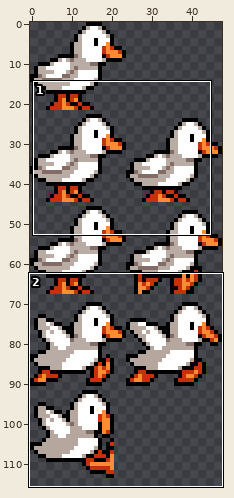
Sprite sheet, stored at entities/player/sprites/duck_spritesheet.png. The first picture is a wide view before the edit; the outline marks the close-up.
Close-up. Before the edit:
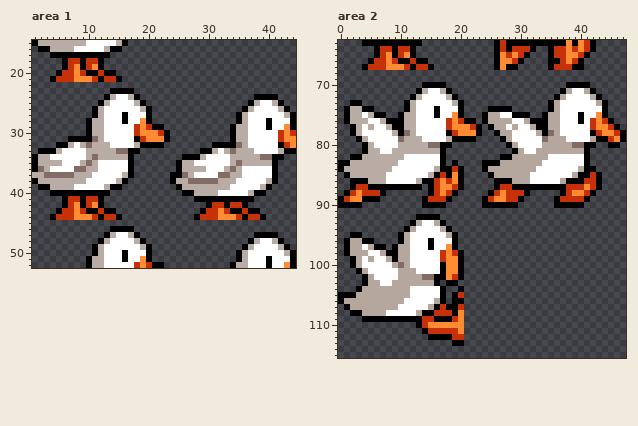
The file is 48x116 pixels. Shown: area 1: x 1..44, y 15..52; area 2: x 0..47, y 63..115. The old version is drawn lined up with the new one.
After:
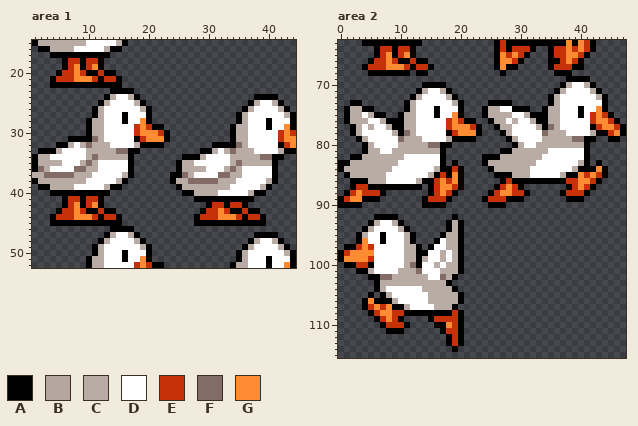
Palette (. is transparent): A #000000  B #b5a69e  C #b9aca5  D #ffffff  E #c73107  F #826c65  G #ff8c33
Change:
whole drawing moved by +0,-1 (the old picture is shown already moved)
Changed rows in their new state; - is an unchanged pixel.
Area 1:
first column x 4:
22 AAAAAAAAAAAA
first column x 4:
45 AAAAAAAAAAAA------------AAAAAAAAAAAA
Area 2:
first column x 0:
 68 -----AAAAAAA-AA------------A--------AAA---------
 69 --------------------------------------AAAA------
 70 -------------------------------------ACDDCA-----
 71 ------------------------------------ACD--DCA----
 72 -----------------------------------ACD----DCA---
 73 -------------------------AAAA-------C------D----
 74 ------------------------ACCDDAAA--ACC---A--G----
 75 -------------------------CCCCDDCAA-CC-----E-EA--
 76 ------------------------.ACCDC-DC--CC---D---GEA-
 77 -------------------------.ACCD--DC-FC-----AE-GEA
 78 --------------------------.AC----DFCCC----CAAEG-
 79 ---------------------------.AC----CCCCCFFAA..AA.
 80 ----------------------------.AC--CCCCCCCC-.--..-
 81 ---------------------------AACCCCCCDDDDDD-------
 82 ------------------------AAACCCCCCCD-------------
 83 -------------------------CCCCCCCCD------C--A----
 84 ------------------------.ACCCCCCD------CA--GA---
 85 -------------------------.AAACCC-----CAAGEGEA---
 86 --------------------------.-EAAAAAAAAAEEGG------
 87 ----------------------------GE-.......A-GEA.----
 88 ----------------------------G----------EEA.-----
 89 --------------------------EEAA------..AAA.------
 90 ------------------------.---..------.....-------
 92 ------AAAA---....--A----------------------------
 93 -----ACDDCA-......ACA---------------------------
 94 ----ACDDDDC-......-CA---------------------------
 95 --.-CDDADDDCA....ACCA---------------------------
 96 -..AGDDADDDCA...A-CCA---------------------------
 97 --AEGEDDDDDCCA.---CCA---------------------------
 98 AEGGGG-DDDDCCAA--CDC----------------------------
 99 AGGGGE--DDDCCAC--CDC----------------------------
100 -A-EEA---DDCFA--CDCC----------------------------
101 ----AC----CCCF---CCC----------------------------
102 ----.AAFFCCCCCCDDFCA.---------------------------
103 ----..ACCCCCCCCCCC-.----------------------------
104 ---...ACDDDD--CCCCCA.---------------------------
105 .....A.ACDDD---CCCCCA---------------------------
106 ....AGAAACD----CCCCC----------------------------
107 -...AEGEGAAC---DCCC-.---------------------------
108 --...AEGGEEAAA--AAAEA---------------------------
109 ----..-EGE-....AEEE-A---------------------------
110 -------AEEEA-...AA-EA---------------------------
111 --------AAA---...A--A---------------------------
112 ---------------...--A---------------------------
113 ------------------AE----------------------------
114 -------------------A----------------------------
Changed places in both close-ups, as pixel boxes (x1, y1, x2, y2):
added: (50, 82, 122, 88)
added: (50, 220, 122, 226)
added: (194, 220, 266, 226)
added: (368, 70, 428, 76)
changed: (482, 70, 626, 208)
changed: (338, 214, 464, 352)
